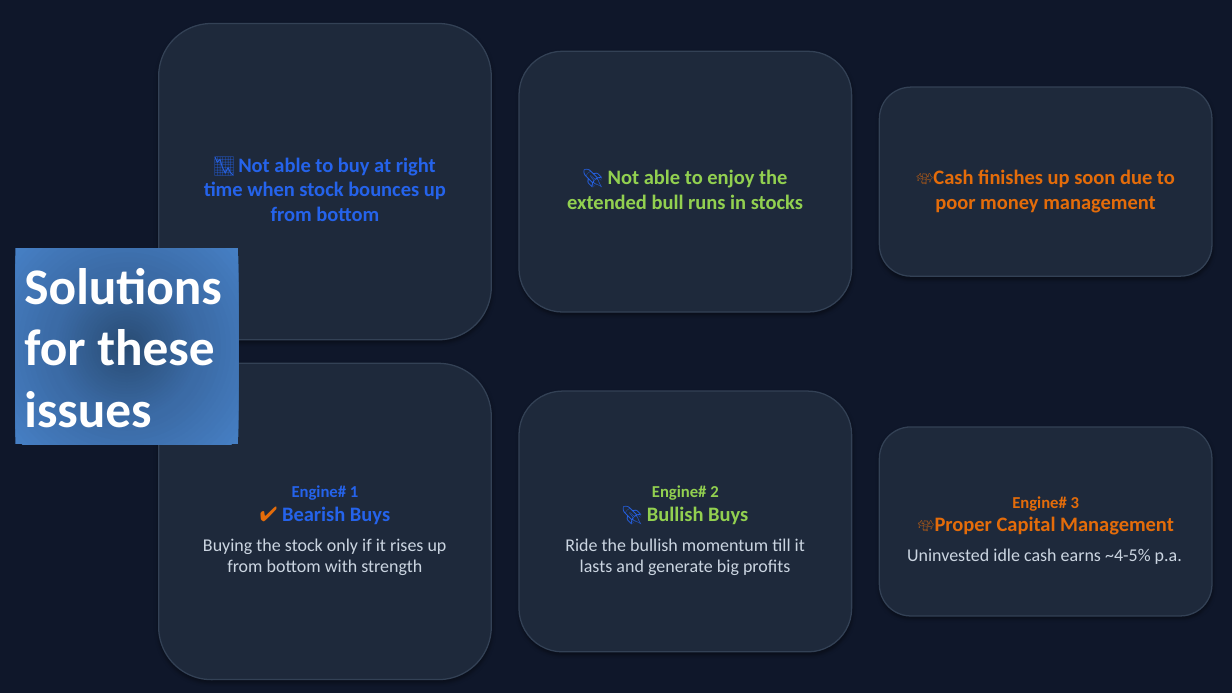
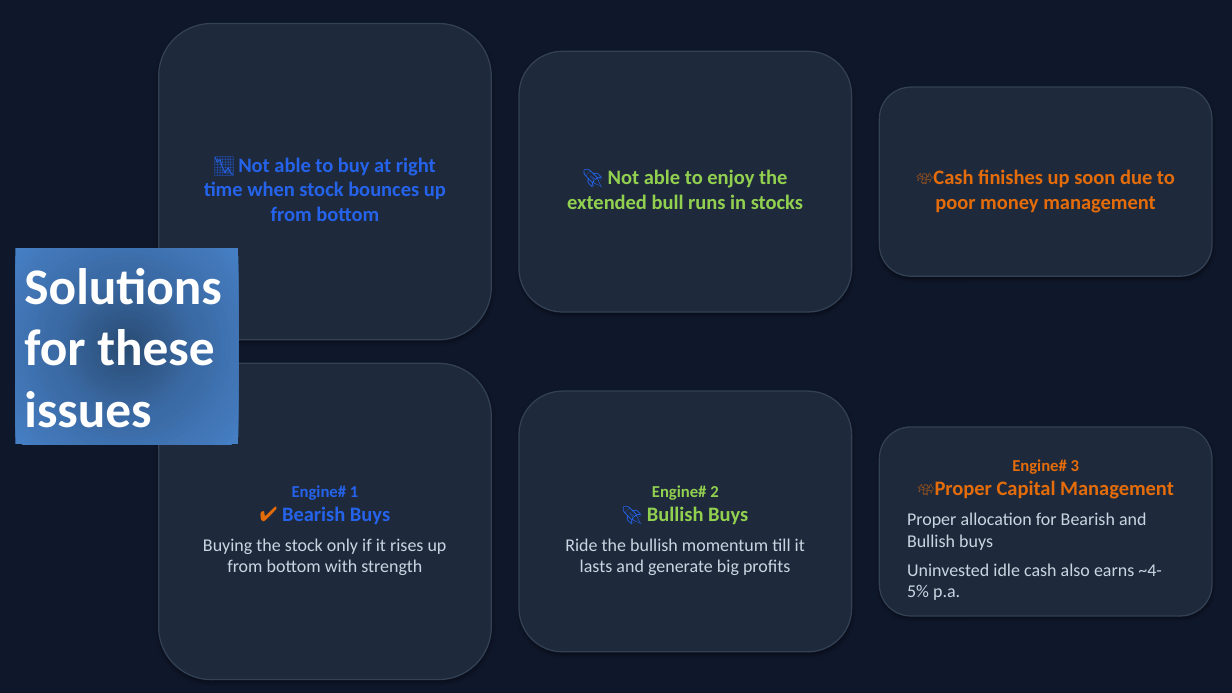
Before and after one commit to Fulera2021/Darvas-Bearish-Bullish-combo, a slide deck: slide 4 of Darvas_Strategy_Rulebook_Deck_v2.pptx (slide 3 before the commit). Drawn at 1232x693 pixels with LibreOffice and Linux fonts; fonts in the diff are those of the drawing. Boxes give left, top, right and bottom in pixels: in the first picture for what was removed or moved away, otherwise in the second. Text is boxed around its words. In the diff, an @@ line names an element or a change of style, - is before the commit and + after.

```diff
--- a/Darvas_Strategy_Rulebook_Deck_v2.pptx
+++ b/Darvas_Strategy_Rulebook_Deck_v2.pptx
@@ text in rounded rectangle at (907, 512, 1162, 600): text changed @@
-Uninvested idle cash earns ~4-5% p.a.
+Proper allocation for Bearish and Bullish buys
+Uninvested idle cash also earns ~4-5% p.a.
```
Also in this commit, not shown: 10 other slides changed, 4 slides added, 6 slides removed, 5 other files.
